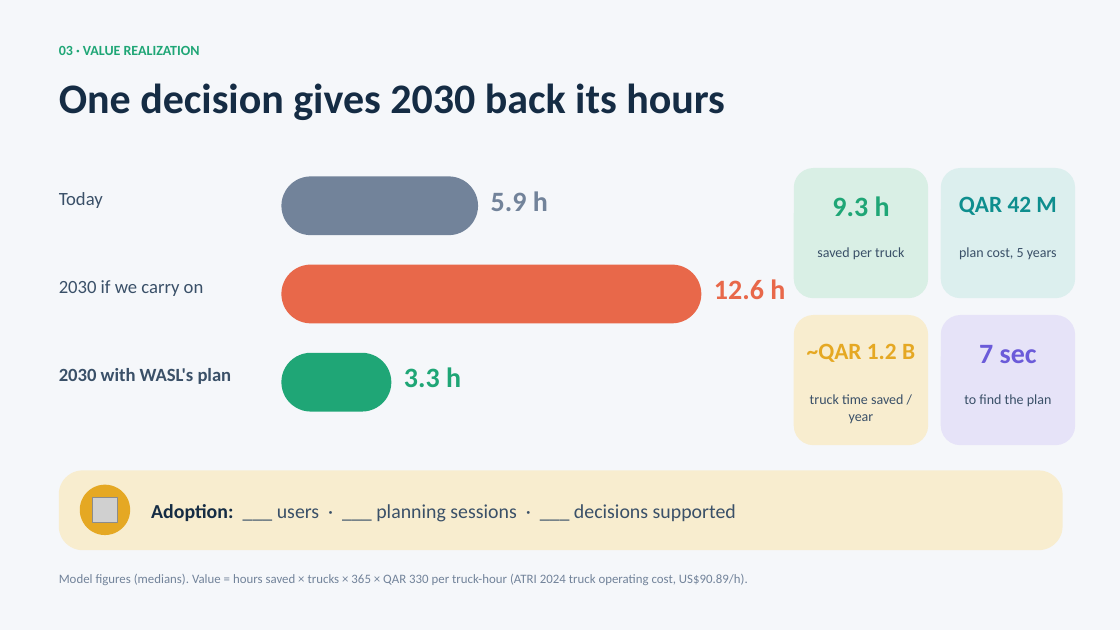
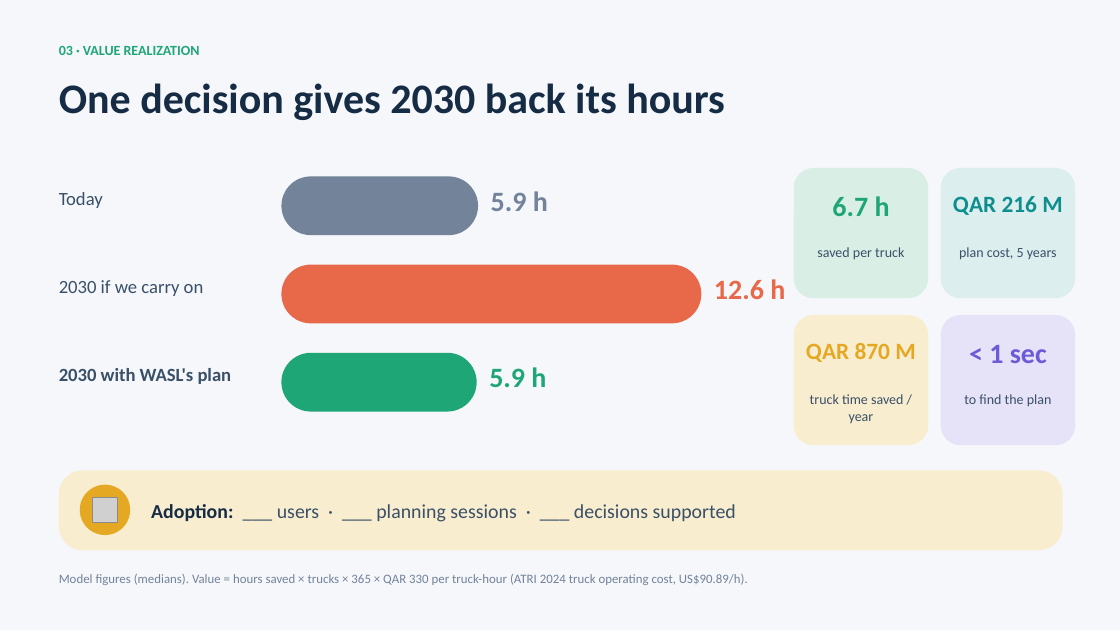
Before and after one commit to nsmahmed/abusamra, a slide deck: slide 8 of docs/pitch/WASL_AI_Accelerate_pitch.pptx (slide 6 before the commit). Drawn at 1120x630 pixels with LibreOffice and Linux fonts; fonts in the diff are those of the drawing; grey boxes stand for pictures. Boxes give left, top, right and bottom in pixels: in the first picture for what was removed or moved away, otherwise in the second. Text is boxed around its words. In the diff, an @@ line names an element or a change of style, - is before the commit and + after.

```diff
--- a/docs/pitch/WASL_AI_Accelerate_pitch.pptx
+++ b/docs/pitch/WASL_AI_Accelerate_pitch.pptx
@@ text at (832,196,890,216): text changed @@
-9.3 h
+6.7 h
@@ text at (953,196,1062,215): text changed @@
-QAR 42 M
+QAR 216 M
@@ rounded rectangle: place and size @@
-rounded rectangle at (281,353,392,412)
+rounded rectangle at (281,353,477,412)
@@ text at (806,343,915,362): text changed @@
-~QAR 1.2 B
+QAR 870 M
@@ text at (989,345,1047,363): text changed @@
-7 sec
+< 1 sec
@@ text at (489,367,546,387): text changed @@
-3.3 h
+5.9 h
```
Also in this commit, not shown: 8 other slides changed, 2 slides added.
